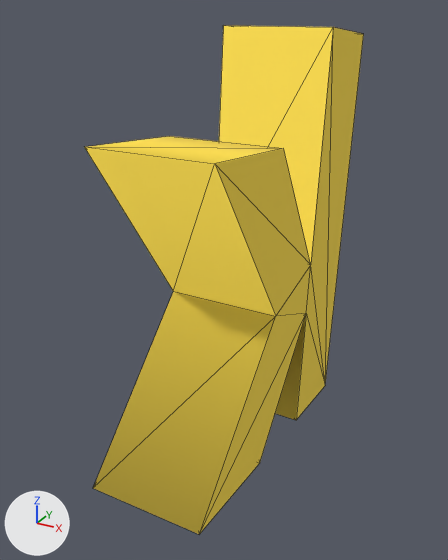
The glTF model k-1.gltf, before and after one commit.
One viewpoint serves both versions: a 50 mm lens placed at (1.94, -4.15, 3.41), pointed at (0.07, -0.76, 1.71). The axes (+X, +Y, +Z) are drawn at lower left. The lights are the same throughout. Mesh edges are drawn as thin lines. Where no turn or scale is listed for an object, it has been applied to the vertices. Vertices at the same position are counted once.

Names of what the first picture shows: 'Text.013'.
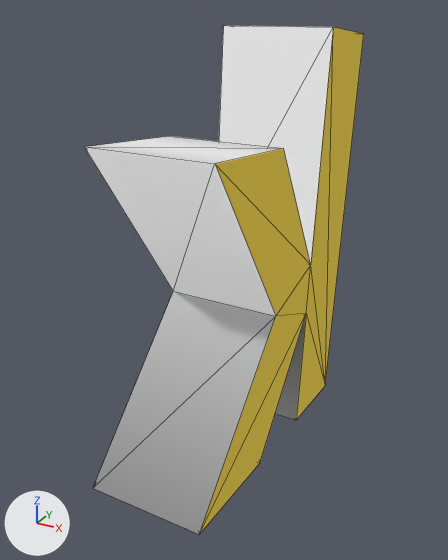
The newer file is also turned or shifted as a whole; pictures and numbers use the older file's frame.

Where the change shows, as pixel boxes [x1, y1, x2, y2] in the pictures (448 x 560 px):
part 1 of me_text_013, recoloured (yellow to white)
    both: [85, 25, 333, 534]

What changed in the scene script:
```text
Add mat_material:
    mat_material = principled_material('Material')
    mat_material.base_color = (0.8, 0.8, 0.8)  # white #e7e7e7
    mat_material.roughness = 1.0
Change me_text_013:
    where me_text_013.from_pydata(...)  # 22 vertices, 40 faces; spans x -0.39..0.39, y -1.25..1.12, z -1.28..1.6
    used by ob_text_013; location = (0.112, -0.593, 1.697)
    me_text_013 part 1: all 22 faces centred in x -0.13..0.13, y -0.98..1.03, z -1.26..1.58 switch from mat_material_011 (yellow #ffdf4d) to mat_material (white #e7e7e7)
```
